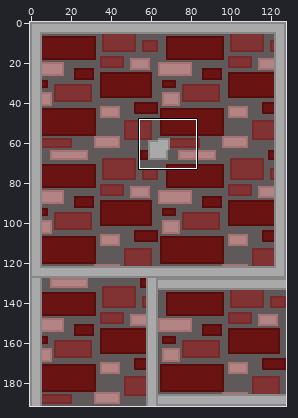
Sprite sheet -- MiscArt/singlewidePaths.png. Above: a wide view before the commit, with the close-up outlined.
Close-up. Before the edit:
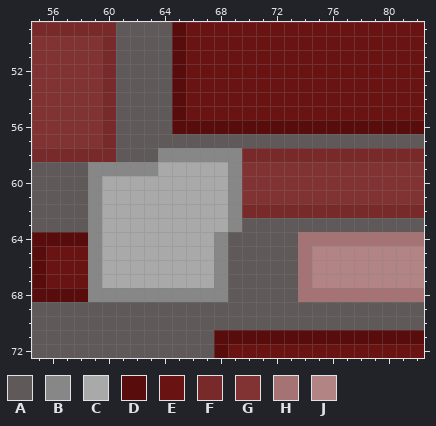
The file is 256x384 pixels, drawn in blocks of 2x2; one block is one cell here. Shown: x 55..82, y 49..72.
Palette (. is transparent): A #605959  B #878787  C #a9a9a9  D #580c0c  E #691313  F #782a2a  G #813232  H #a57373  J #b28484
Pixels before, first column x 55:
49 FFFFFFAAAADEEEEEEEEEEEEEEEEE
50 GGGGGFAAAADEEEEEEEEEEEEEEEEE
51 GGGGGFAAAADEEEEEEEEEEEEEEEEE
52 GGGGGFAAAADEEEEEEEEEEEEEEEEE
53 GGGGGFAAAADEEEEEEEEEEEEEEEEE
54 GGGGGFAAAADEEEEEEEEEEEEEEEEE
55 GGGGGFAAAADEEEEEEEEEEEEEEEEE
56 GGGGGFAAAADDDDDDDDDDDDDDDDDD
57 GGGGGFAAAAAAAAAAAAAAAAAAAAAA
58 FFFFFFAAABBBBBBFFFFFFFFFFFFF
59 AAAABBBBBCCCCCBGGGGGGGGGGGGG
60 AAAABCCCCCCCCCBGGGGGGGGGGGGG
61 AAAABCCCCCCCCCBGGGGGGGGGGGGG
62 AAAABCCCCCCCCCBFFFFFFFFFFFFF
63 AAAABCCCCCCCCCBAAAAAAAAAAAAA
64 DDDDBCCCCCCCCBAAAAAHHHHHHHHH
65 DEEEBCCCCCCCCBAAAAAHJJJJJJJJ
66 DEEEBCCCCCCCCBAAAAAHJJJJJJJJ
67 DEEEBCCCCCCCCBAAAAAHJJJJJJJJ
68 DDDDBBBBBBBBBBAAAAAHHHHHHHHH
69 AAAAAAAAAAAAAAAAAAAAAAAAAAAA
70 AAAAAAAAAAAAAAAAAAAAAAAAAAAA
71 AAAAAAAAAAAAADDDDDDDDDDDDDDD
72 AAAAAAAAAAAAADEEEEEEEEEEEEEE
The result:
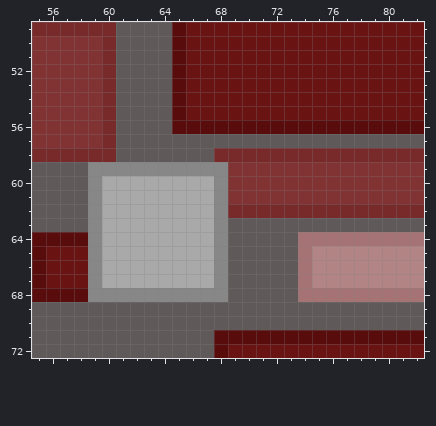
Commit message: fixed single-wide paths
Changes in this commit:
y 58: x 64..69 BBBBBB -> AAAAFF
y 59: x 64..69 CCCCCB -> BBBBBG
y 60..61: x 68..69 CB -> BG
y 62: x 68..69 CB -> BF
y 63: x 68..69 CB -> BA
Changed places in both close-ups, as pixel boxes (x1, y1, x2, y2):
changed: (158, 148, 242, 232)
